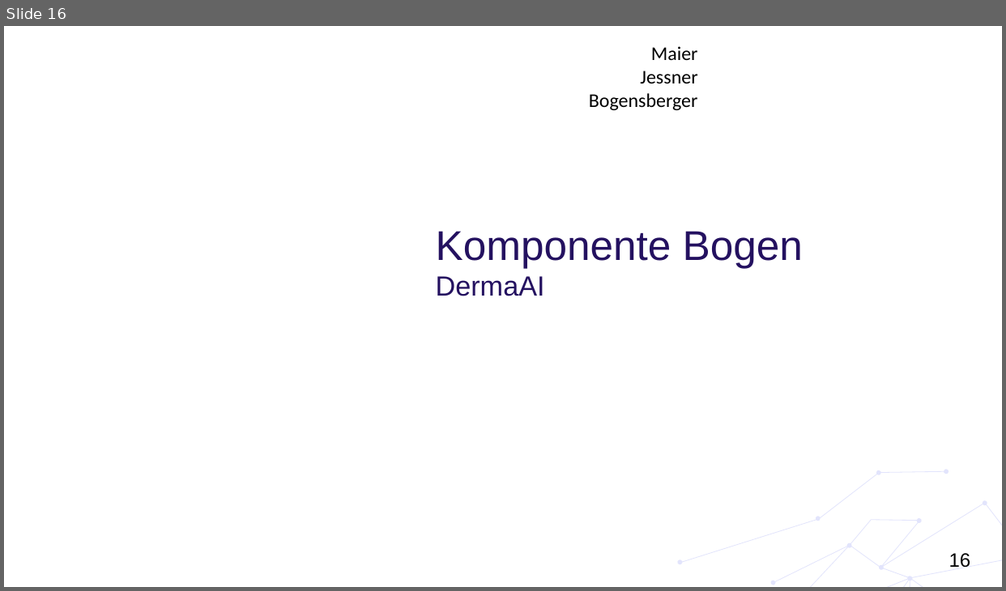
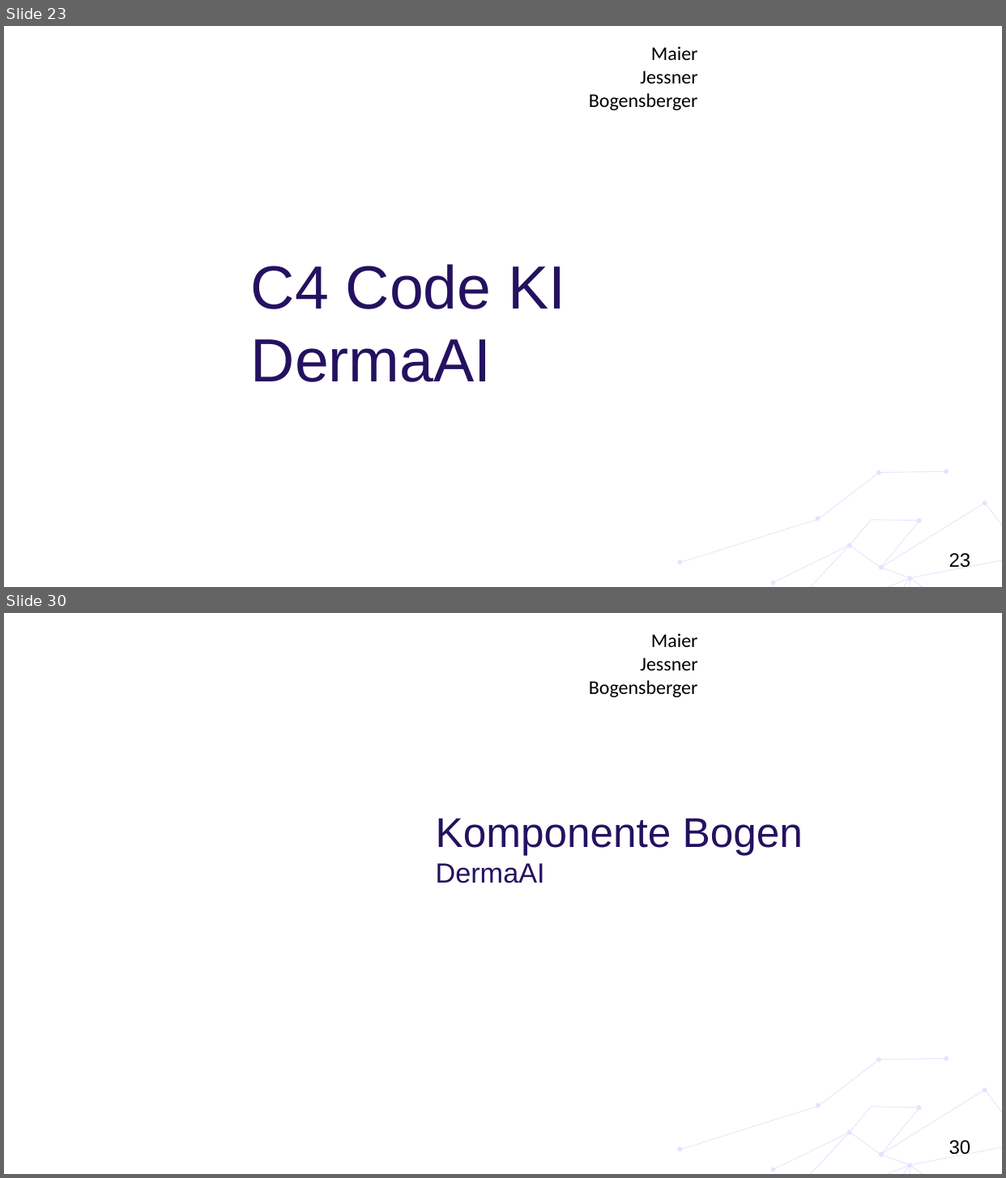
Before and after one commit to huthuthiddeli/DermaAI, a slide deck: documents/DA11_DermaAI_Präsentation3.pptx. Shown one above the other, each under a label of ours: slide 16 before the commit, slides 23 and 30 after it; the slides between them are not shown. The pictures are 1006x591 and 1006x1178 pixels, drawn with LibreOffice and Linux fonts; fonts in the diff are those of the drawing; background and template pictures are left out. Boxes give left, top, right and bottom in pixels: in the first picture for what was removed or moved away, otherwise in the second. Text is boxed around its words. In the diff, an @@ line names an element or a change of style, - is before the commit and + after.

```diff
--- a/documents/DA11_DermaAI_Präsentation3.pptx
+++ b/documents/DA11_DermaAI_Präsentation3.pptx
@@ slide 23 added at [4, 26, 1002, 587], background #FFFFFF; not listed: 4 template elements that a slide beside it also shows @@
@@ title added at [251, 264, 565, 382], 44 pt, text #241160 @@
+C4 Code KI
+DermaAI
@@ what was slide 16 is now slide 30 @@
@@ page number at [949, 1140, 971, 1155]: text changed @@
-16
+30
```
Also in this commit, not shown: 3 slides changed, 16 other slides added, 4 slides removed, 13 other files.
